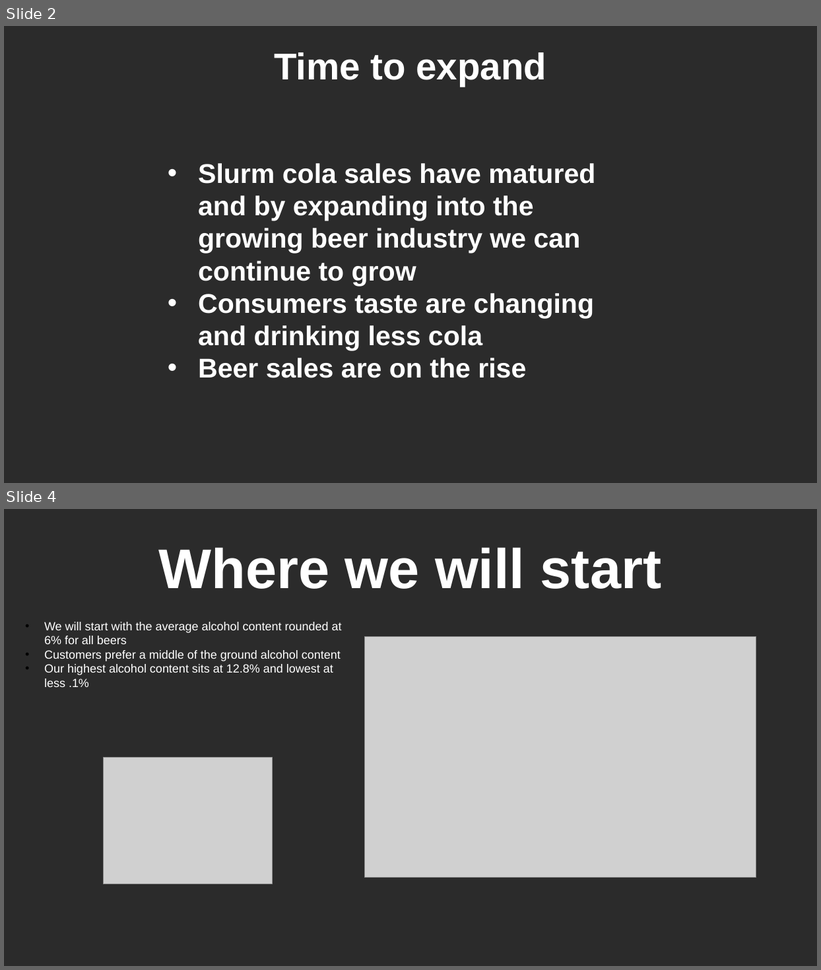
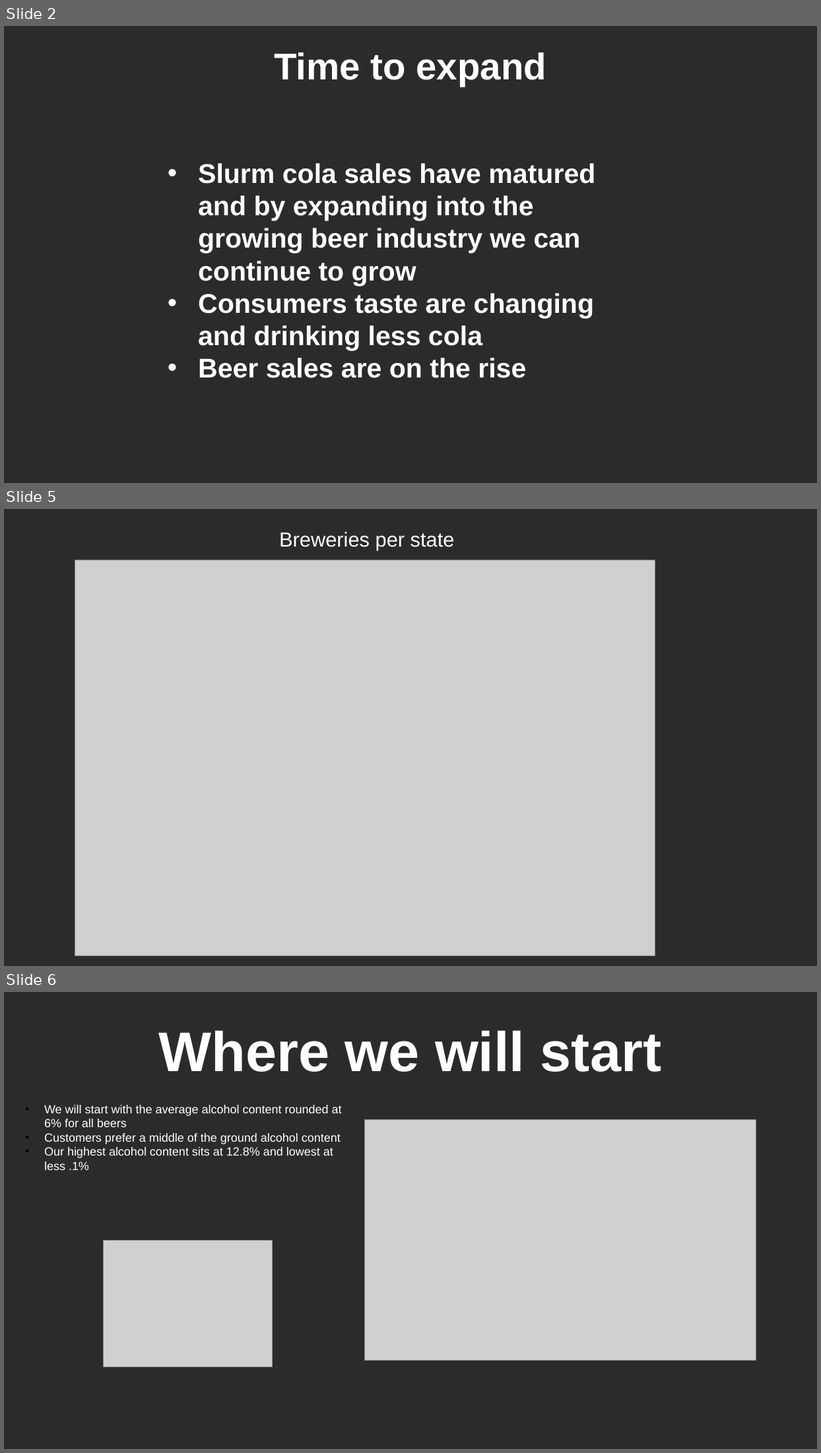
Before and after one commit to martin8886/Case-Study-1-EDA-of-breweries-in-R, a slide deck: presentation/Team_TAM_CaseStudy01.pptx. Shown one above the other, each under a label of ours: slides 2 and 4 before the commit, slides 2, 5 and 6 after it; the slides between them are not shown. The pictures are 821x970 and 821x1453 pixels, drawn with LibreOffice and Linux fonts; fonts in the diff are those of the drawing; grey boxes stand for pictures; background and template pictures are left out; a plain dark background stands for a picture behind light text. Boxes give left, top, right and bottom in pixels: in the first picture for what was removed or moved away, otherwise in the second. Text is boxed around its words. In the diff, an @@ line names an element or a change of style, - is before the commit and + after.

```diff
--- a/presentation/Team_TAM_CaseStudy01.pptx
+++ b/presentation/Team_TAM_CaseStudy01.pptx
@@ slide 5 added at [4,509,817,966], background picture (left out) @@
@@ text added at [279,531,455,551], 24 pt, text #FFFFFF @@
+Breweries per state
@@ picture added at [75,560,655,956] @@
@@ what was slide 4 is now slide 6 @@
```
Also in this commit, not shown: 1 slide changed, 1 other slide added.
